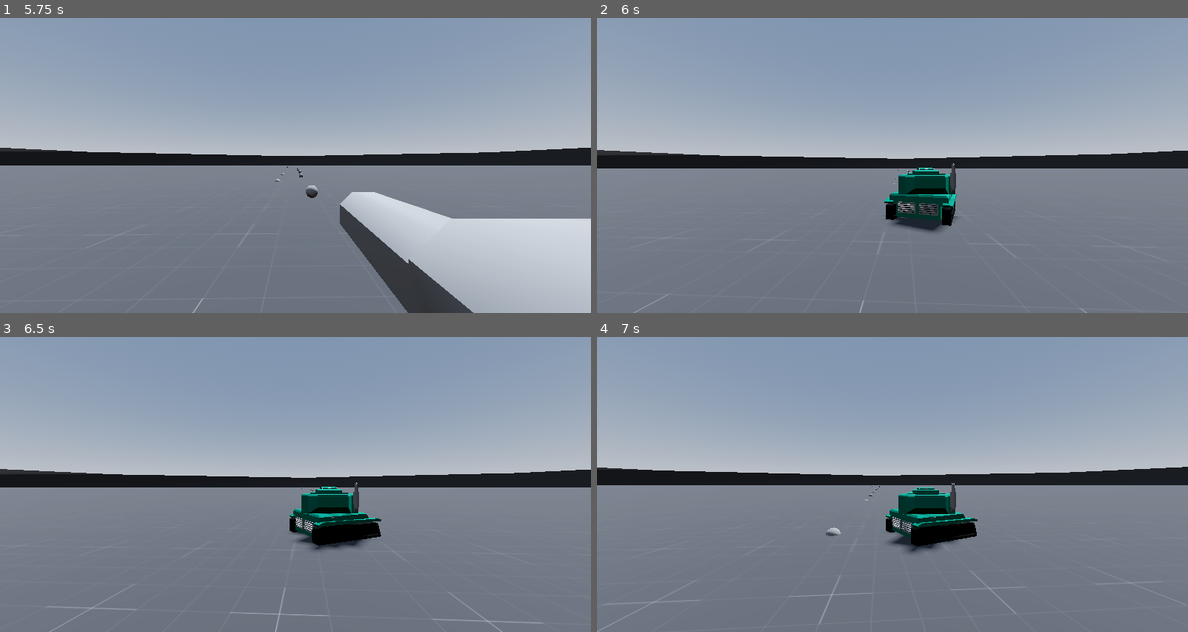
Above: before the commit, frames 1-4 (two rows, left to right).
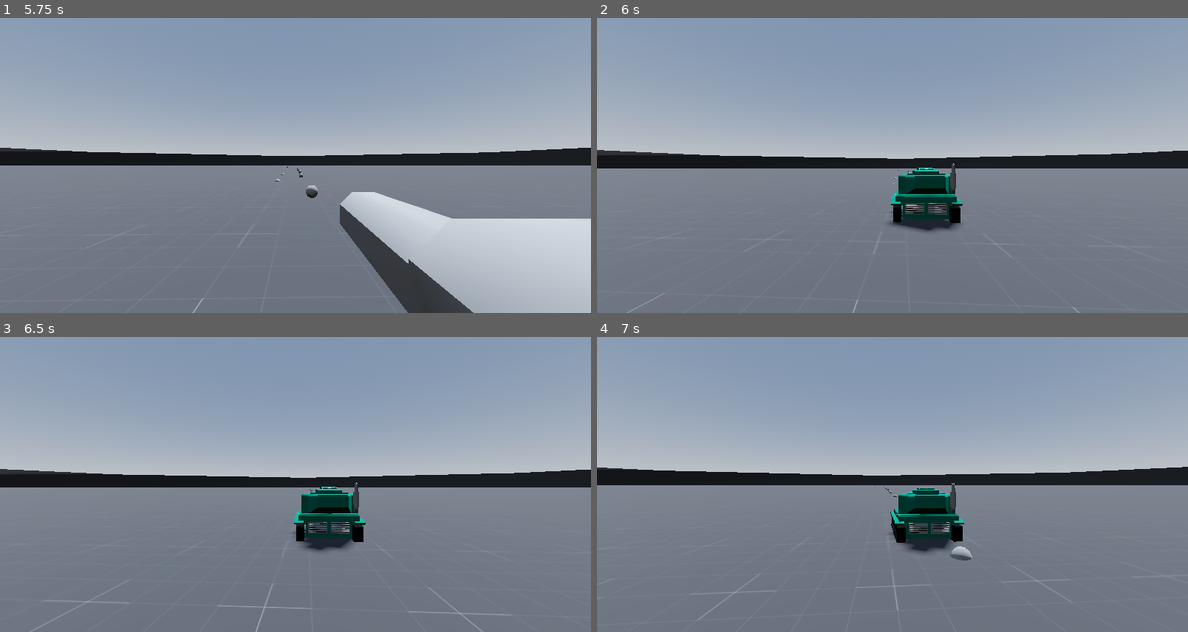
Above: after the commit, the same moments.

Repository: Dorfultariant/godot_multi
Game: Godot game, scene res://testing/maps/test_world_1.tscn
The game is run twice, just before and just after one commit, with the same random seed, the same clock (stepped at 60 frames per second) and the same inputs.
Inputs (mouse positions are in pixels of both pictures, inside the frame that each line leads up to):
- Up to frame 1 (5.75 s): move the mouse to (325, 165) at 0.52 s; press the mouse at (325, 165) at 0.53 s; hold E (player_forward) from 0.53 s (still down); move the mouse to (265, 165) at 1.27 s; release the mouse at (265, 165) at 1.28 s; tap C (player_toggle_camera) at 1.35, 3.6 s; move the mouse to (307, 159) at 2.02 s; hold Shift (player_turbo) 2.03-2.78 s; move the mouse to (289, 171) at 2.77 s; click (289, 171) at 2.85 s; move the mouse to (336, 168) at 3.52 s; tap Escape (ui_cancel) at 4.15 s; move the mouse to (248, 162) at 4.27 s; tap Shift (player_turbo) at 4.35 s; move the mouse to (301, 165) at 5.02 s; press the mouse at (301, 165) at 5.03 s
- Up to frame 2 (6 s): move the mouse to (868, 159) at 5.77 s; release E (player_forward) at 5.78 s; release the mouse at (868, 159) at 5.78 s; hold F (player_turn_right) from 5.78 s (still down); tap C (player_toggle_camera) at 5.85 s
- Up to frame 3 (6.5 s): keep holding F (player_turn_right)
- Up to frame 4 (7 s): move the mouse to (922, 484) at 6.52 s; release F (player_turn_right) at 6.53 s; hold E (player_forward) from 6.53 s (still down); hold Shift (player_turbo) from 6.53 s (still down)

Frame 1 is identical in both runs. In frame 2, 0.8% of the frame differs, in the area x 5-83%, y 51-100%; in frame 3, 1.6%; in frame 4, 1.6%, in the area x 0-97%, y 44-100%.

Commit message:
Reverse turning fix

Diff:
--- a/tanks/3D/low_poly_tank/turret.tscn
+++ b/tanks/3D/low_poly_tank/turret.tscn
@@ -301,8 +301,10 @@
 near = 0.02
 
 [node name="SpringArm3D" type="SpringArm3D" parent="MeshTurret/MeshTurret_Barrel"]
+physics_interpolation_mode = 1
 transform = Transform3D(-1, 0, 8.74228e-08, 0, 1, 0, -8.74228e-08, 0, -1, 0.205482, 0.116247, -0.399199)
 shape = SubResource("SphereShape3D_hyeys")
+margin = 0.1
 
 [node name="3rdPersonCam" type="Camera3D" parent="MeshTurret/MeshTurret_Barrel/SpringArm3D"]
 current = true
--- a/tanks/scripts/player_low_poly_tank.gd
+++ b/tanks/scripts/player_low_poly_tank.gd
@@ -52,10 +52,14 @@
 	fire_decal_timer.timeout.connect(_on_timer_timeout)
 
 func _input(event: InputEvent) -> void:
+	if event.is_action_pressed("ui_cancel"):
+		Input.mouse_mode = Input.MOUSE_MODE_VISIBLE
+
 	if event is InputEventMouseMotion:
 		turret.rotation.y -= event.relative.x / Global.mouseXSensibility
 		turret_barrel.rotation.x -= -event.relative.y / Global.mouseYSensibility
 		turret_barrel.rotation.x = clamp(turret_barrel.rotation.x, deg_to_rad(-50),deg_to_rad(5))
+
 	if event.is_action_released("player_toggle_camera"):
 		if fp_cam.current:
 			fp_cam.current = false
@@ -98,16 +102,16 @@
 	if Input.is_action_pressed("player_turn_left"):
 		var turn_speed : float = turn_speed_at_velocity(velocity.length())
 		print(turn_speed)
-		rotation.y += turn_speed * delta
+		rotation.y += -input_dir.y * turn_speed * delta
 		if not keep_turret_fixed:
-			turret.rotation.y -= turn_speed*delta
+			turret.rotation.y -= -input_dir.y * turn_speed*delta
 		print(velocity.length_squared())
 	if Input.is_action_pressed("player_turn_right"):
 		var turn_speed : float = turn_speed_at_velocity(velocity.length())
 		print(turn_speed)
-		rotation.y -= turn_speed * delta
+		rotation.y -= -input_dir.y * turn_speed * delta
 		if not keep_turret_fixed:
-			turret.rotation.y += turn_speed*delta
+			turret.rotation.y += -input_dir.y * turn_speed*delta
 		print(velocity.length_squared())
 
 	var direction : Vector3
